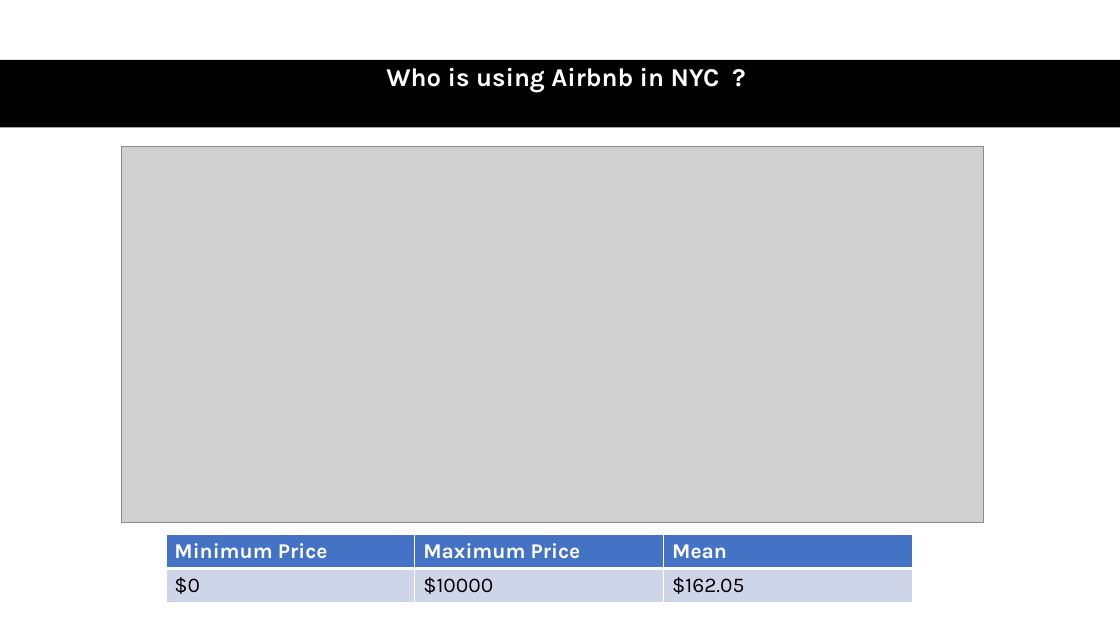
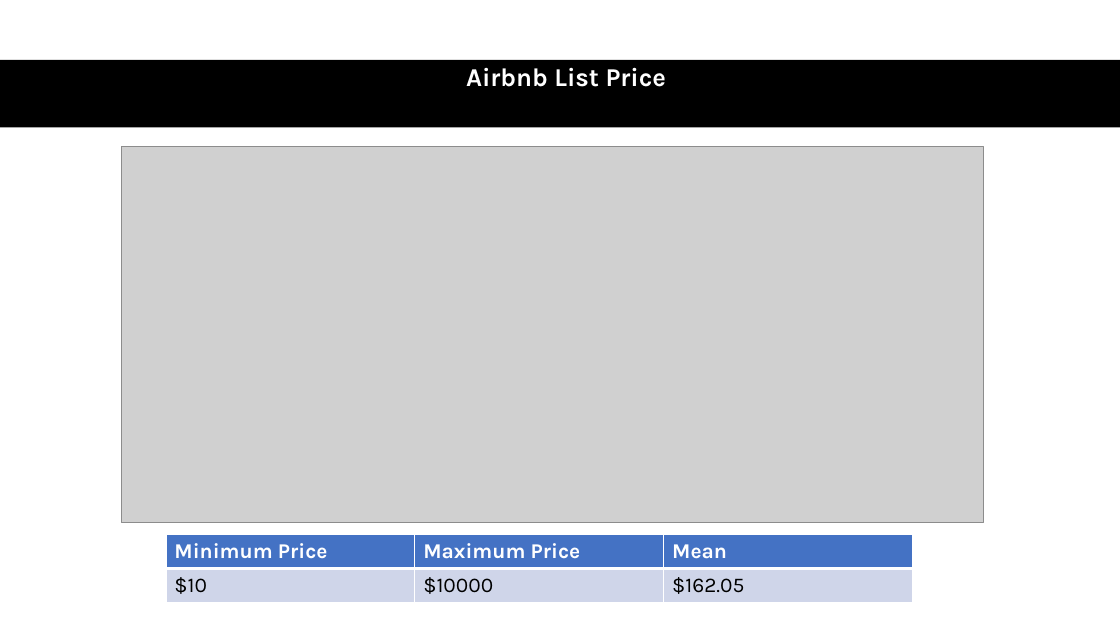
Before and after one commit to hayden4davey/Project1-Group2, a slide deck: slide 5 of Airbnb PPT.pptx (slide 6 before the commit). Drawn at 1120x630 pixels with LibreOffice and Linux fonts; fonts in the diff are those of the drawing; grey boxes stand for pictures. Boxes give left, top, right and bottom in pixels: in the first picture for what was removed or moved away, otherwise in the second. Text is boxed around its words. In the diff, an @@ line names an element or a change of style, - is before the commit and + after.

```diff
--- a/Airbnb PPT.pptx
+++ b/Airbnb PPT.pptx
@@ title at bbox=[466, 67, 666, 87]: text changed @@
-Who is using Airbnb in NYC ?
+Airbnb List Price
@@ table at bbox=[166, 534, 912, 602] @@
-row 2, column 1: $0
+row 2, column 1: $10
```
Also in this commit, not shown: 1 other slide changed, 2 slides added, 3 slides removed.
